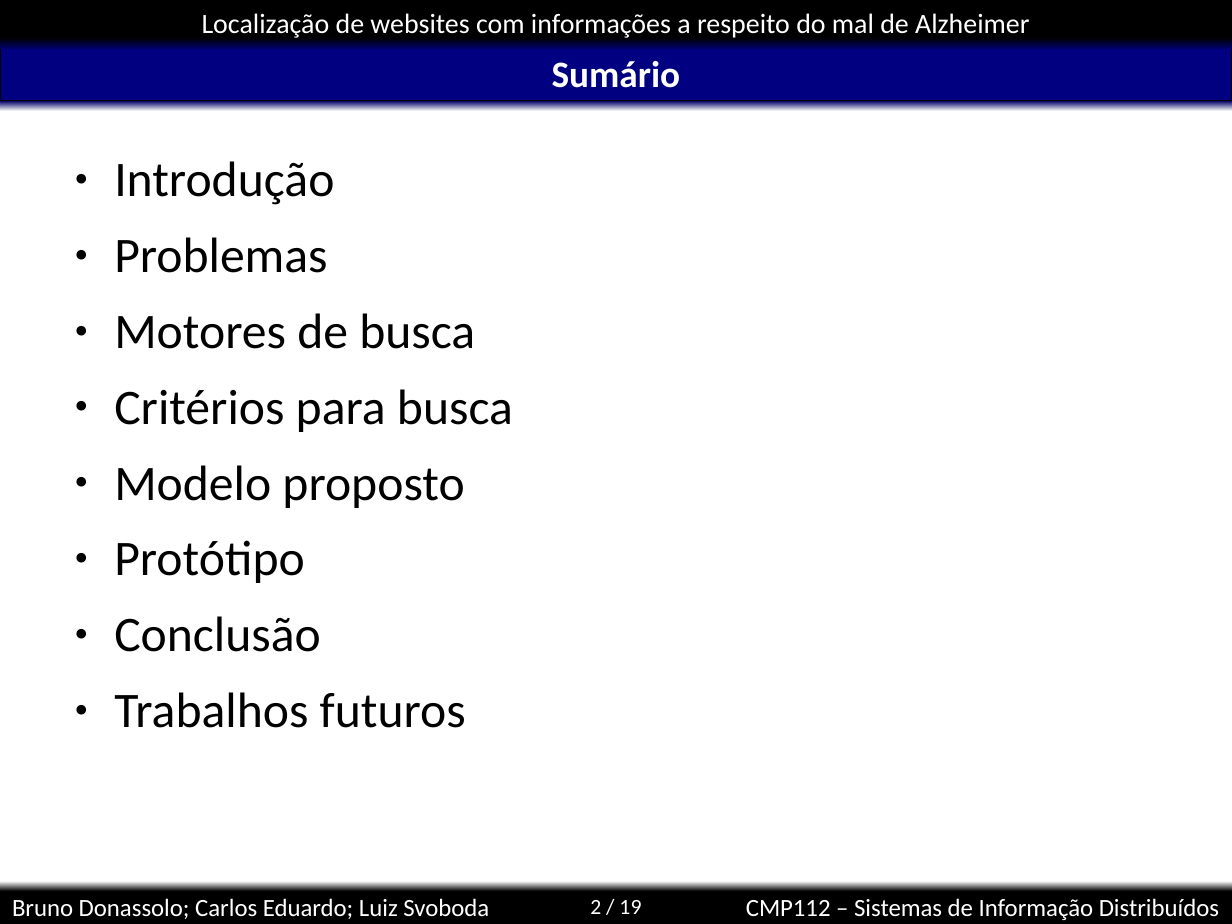
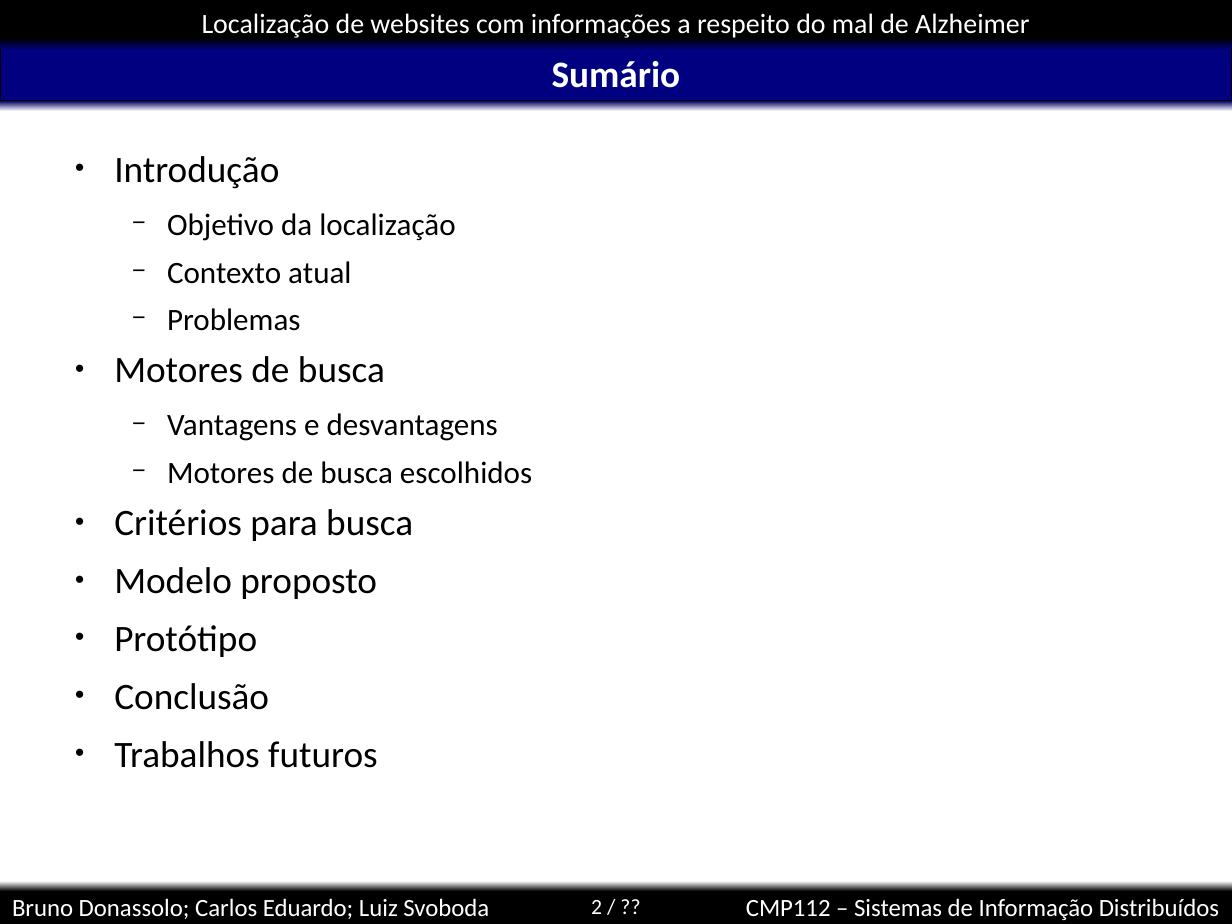
Before and after one commit to kdubezerra/kdubezerra, a slide deck: slide 2 of disciplinas/cmp112/localizacao.ppt. Drawn at 1232x924 pixels with LibreOffice and Linux fonts; fonts in the diff are those of the drawing; background and template pictures are left out. Boxes give left, top, right and bottom in pixels: in the first picture for what was removed or moved away, otherwise in the second. Text is boxed around its words. In the diff, an @@ line names an element or a change of style, - is before the commit and + after.

```diff
--- a/disciplinas/cmp112/localizacao.ppt
+++ b/disciplinas/cmp112/localizacao.ppt
@@ text at box(114, 156, 413, 768): size 32 to 24 pt in "Introdução", "Motores de busca", "Critérios para busca", "Modelo proposto" and 3 more places; size 32 to 20 pt in "Problemas"; line spacing 0.9 to 0.8; bullet ● to −; list level 1 to 2 in "Problemas" @@
@@ text at box(167, 213, 455, 284): paragraphs added @@
+  − Objetivo da localização
+  − Contexto atual
@@ text at box(167, 413, 532, 484): paragraphs added @@
+  − Vantagens e desvantagens
+  − Motores de busca escolhidos
@@ page number at box(591, 900, 602, 914): text changed @@
-2 / 19
+2 / ??
```
Also in this commit, not shown: 1 other slide changed, 11 slides added.
